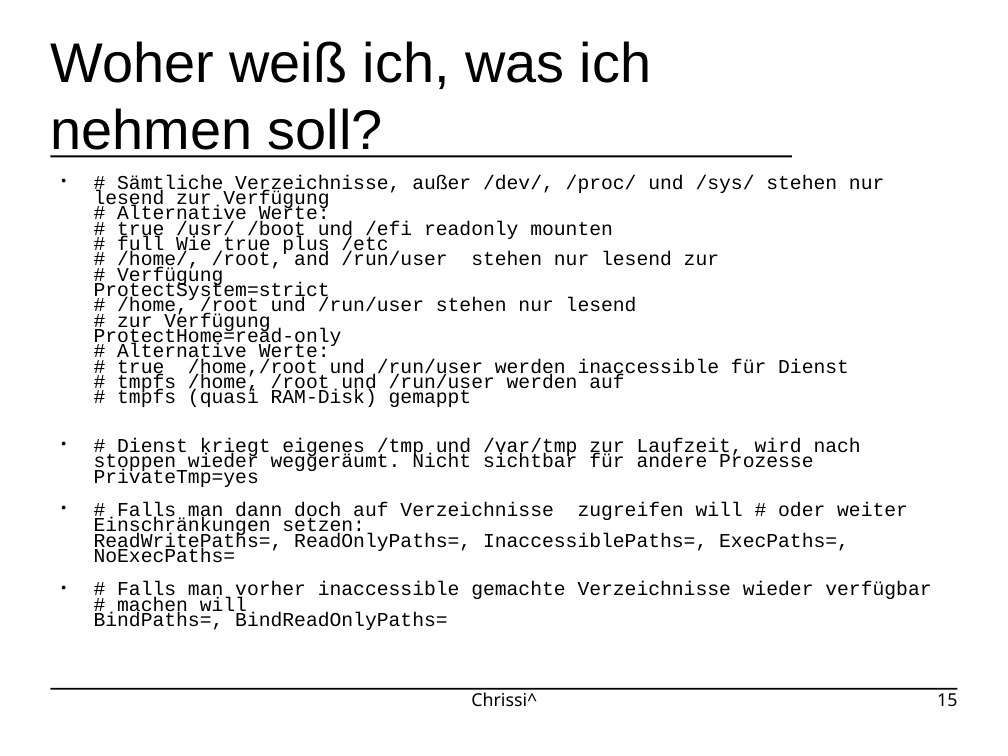
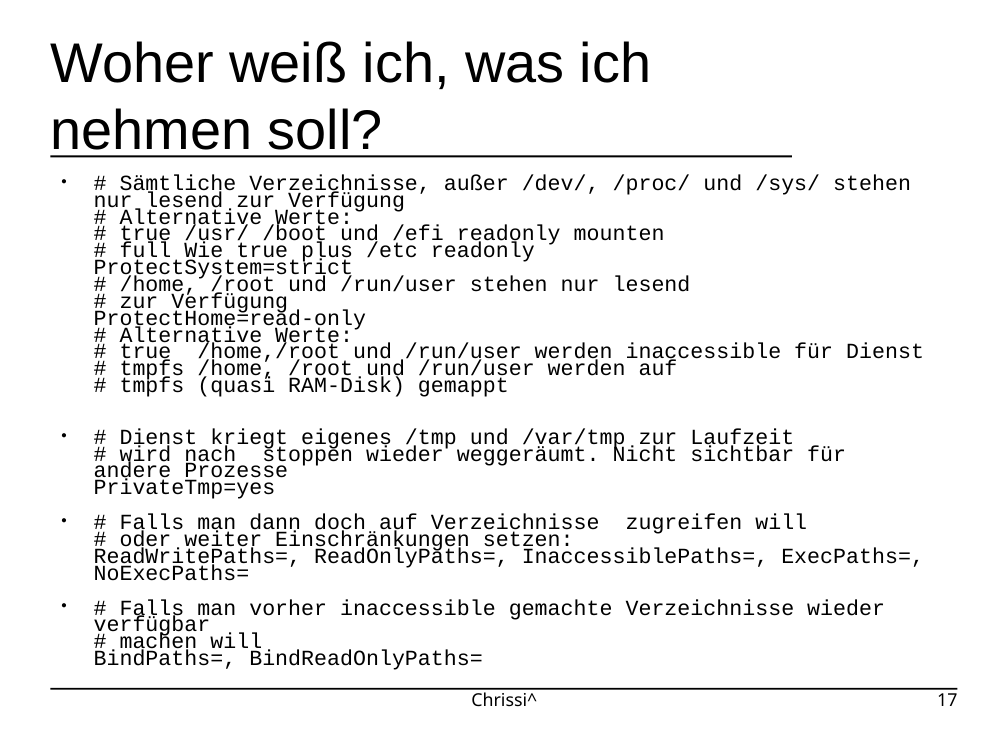
Before and after one commit to johannesst/systemd-workshop-gpn23, a slide deck: slide 17 of slides.odp (slide 15 before the commit). Drawn at 1008x756 pixels with LibreOffice and Linux fonts; fonts in the diff are those of the drawing; background and template pictures are left out. Boxes give left, top, right and bottom in pixels: in the first picture for what was removed or moved away, otherwise in the second. Text is boxed around its words. In the diff, an @@ line names an element or a change of style, - is before the commit and + after.

```diff
--- a/slides.odp
+++ b/slides.odp
@@ text at [94, 174, 924, 499]: text changed; size 15.5 to 17 pt @@
-● # Sämtliche Verzeichnisse, außer /dev/, /proc/ und /sys/ stehen nur lesend zur Verfügung
-  # Alternative Werte:
-  # true /usr/ /boot und /efi readonly mounten
-  # full Wie true plus /etc
-  # /home/, /root, and /run/user stehen nur lesend zur
-  # Verfügung
-  ProtectSystem=strict
-  # /home, /root und /run/user stehen nur lesend
-  # zur Verfügung
-  ProtectHome=read-only
-  # Alternative Werte:
-  # true /home,/root und /run/user werden inaccessible für Dienst
-  # tmpfs /home, /root und /run/user werden auf
-  # tmpfs (quasi RAM-Disk) gemappt
-● # Dienst kriegt eigenes /tmp und /var/tmp zur Laufzeit, wird nach stoppen wieder weggeräumt. Nicht sichtbar für andere Prozesse
-  PrivateTmp=yes
+● # Sämtliche Verzeichnisse, außer /dev/, /proc/ und /sys/ stehen nur lesend zur Verfügung
+  # Alternative Werte:
+  # true /usr/ /boot und /efi readonly mounten
+  # full Wie true plus /etc readonly
+  ProtectSystem=strict
+  # /home, /root und /run/user stehen nur lesend
+  # zur Verfügung
+  ProtectHome=read-only
+  # Alternative Werte:
+  # true /home,/root und /run/user werden inaccessible für Dienst
+  # tmpfs /home, /root und /run/user werden auf
+  # tmpfs (quasi RAM-Disk) gemappt
+● # Dienst kriegt eigenes /tmp und /var/tmp zur Laufzeit
+  # wird nach stoppen wieder weggeräumt. Nicht sichtbar für andere Prozesse
+  PrivateTmp=yes
@@ text at [94, 514, 924, 621]: size 15.5 to 17 pt in "# Falls man dann doch auf Verzeichnisse ...", "# Falls man vorher inaccessible gemachte Verzeichnisse ..." @@
@@ page number at [937, 689, 957, 706]: text changed @@
-15
+17
```
Also in this commit, not shown: 15 other slides changed, 3 slides added, 3 other files.
